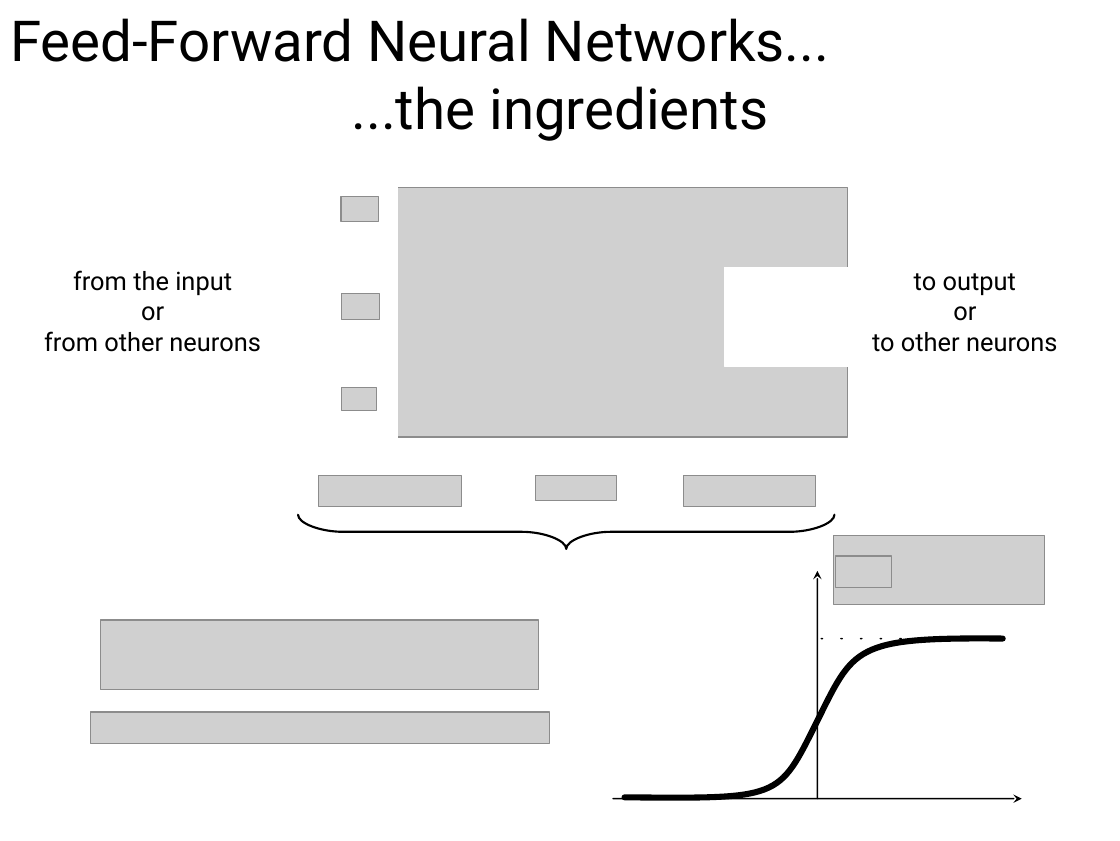
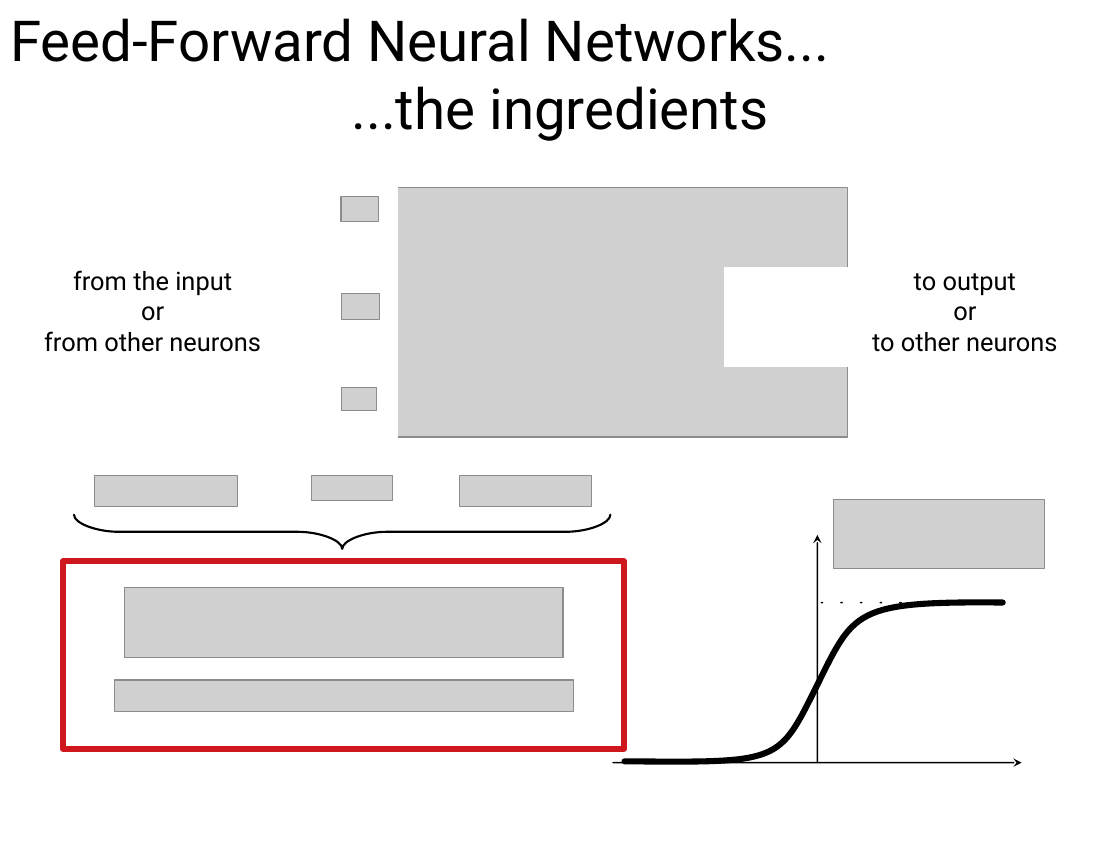
Before and after one commit to ansuini/Winter_School_QLS_2018, a slide deck: slide 5 of Lecture1/slides/Alberto_DeepLearning.odp. Drawn at 1120x841 pixels with LibreOffice and Linux fonts; fonts in the diff are those of the drawing; grey boxes stand for pictures; background and template pictures are left out. Boxes give left, top, right and bottom in pixels: in the first picture for what was removed or moved away, otherwise in the second. Text is boxed around its words. In the diff, an @@ line names an element or a change of style, - is before the commit and + after.

```diff
--- a/Lecture1/slides/Alberto_DeepLearning.odp
+++ b/Lecture1/slides/Alberto_DeepLearning.odp
@@ picture: place and size @@
-picture at [683, 476, 815, 506]
+picture at [95, 476, 237, 506]
@@ picture: place and size @@
-picture at [319, 476, 461, 506]
+picture at [311, 476, 392, 500]
@@ picture: place and size @@
-picture at [536, 476, 617, 500]
+picture at [459, 476, 592, 506]
@@ freeform shape: place and size @@
-freeform shape at [298, 514, 834, 549]
+freeform shape at [74, 514, 611, 549]
@@ rectangle added at [63, 561, 624, 748], outline #CE181E 4.31 pt @@
@@ picture removed at [835, 556, 892, 587] @@
@@ picture: place and size @@
-picture at [101, 620, 539, 689]
+picture at [125, 587, 563, 657]
@@ 2 arrows, 1 picture, 1 line, 1 freeform shape: place and size @@
-2 arrows, 1 picture, 1 line, 1 freeform shape at [613, 536, 1044, 798]
+2 arrows, 1 picture, 1 line, 1 freeform shape at [613, 499, 1044, 762]
@@ picture: place and size @@
-picture at [90, 711, 550, 743]
+picture at [114, 680, 573, 711]
```
Also in this commit, not shown: 2 other slides changed.
